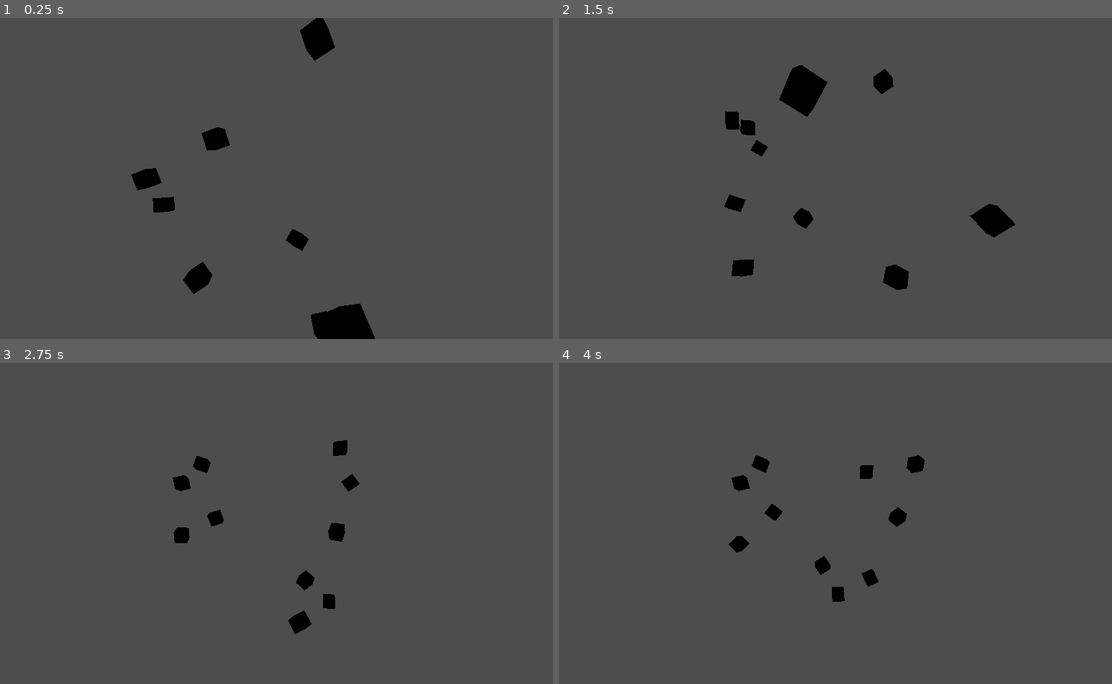
Above: before the commit, frames 1-4 (two rows, left to right).
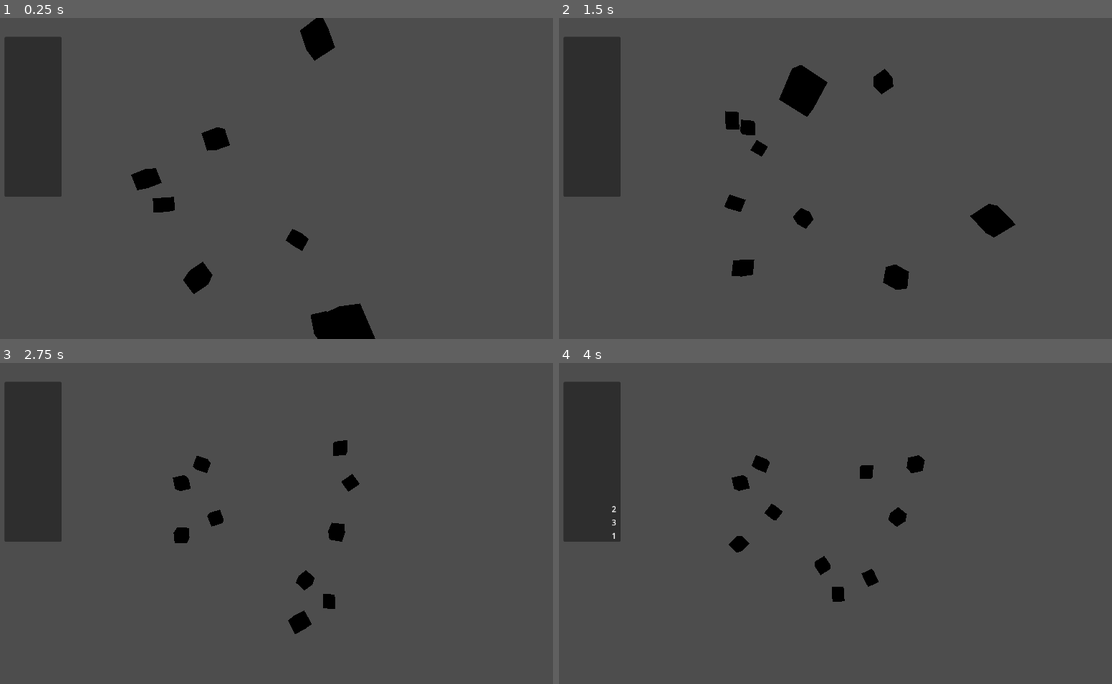
Above: after the commit, the same moments.

Repository: sothouth/PhysicalDice3D
Game: Godot game, scene res://test.tscn
Two runs of this game, one before a commit and one after it. Both use one fixed random seed, a clock stepped at 60 frames per second and the inputs below.
Inputs:
- Up to frame 1 (0.25 s): no input
- Up to frame 2 (1.5 s): no input
- Up to frame 3 (2.75 s): no input
- Up to frame 4 (4 s): no input

The runs differ from the first frame. In frame 1, 5.1% of the frame differs, in the area x 0-12%, y 6-56%; in frame 2, 5.1%; in frame 3, 5.1%; in frame 4, 5.1%.

Commit message:
add a gif

Diff:
--- a/physical_dice_3d.gd
+++ b/physical_dice_3d.gd
@@ -1,4 +1,7 @@
 extends RigidBody3D
+
+
+signal stop_rolling(int)
 
 
 # Called when the node enters the scene tree for the first time.
@@ -14,7 +17,7 @@
 func _on_sleeping_state_changed():
 	if sleeping:
 		#Determine the dice points here.
-		print(rotation2points())
+		stop_rolling.emit(rotation2points())
 
 
 func rotation2points()->int:
--- a/test.gd
+++ b/test.gd
@@ -11,4 +11,10 @@
 	for i in 10:
 		var dice=PHYSICAL_DICE_3D.instantiate()
 		dice.linear_velocity=Vector3(randf_range(l.x,r.x),randf_range(l.y,r.y),randf_range(l.z,r.z))
+		dice.stop_rolling.connect(_on_stop_rolling)
 		%Dices.add_child(dice)
+
+func _on_stop_rolling(n:int):
+	var item=Label.new()
+	item.text=str(n)
+	%Box.add_child(item)
--- a/test.tscn
+++ b/test.tscn
@@ -41,3 +41,25 @@
 
 [node name="Dices" type="Node3D" parent="."]
 unique_name_in_owner = true
+
+[node name="PanelContainer" type="PanelContainer" parent="."]
+anchors_preset = -1
+anchor_left = 0.042
+anchor_top = 0.059
+anchor_right = 0.141
+anchor_bottom = 0.557
+offset_left = -0.384003
+offset_top = -0.232002
+offset_right = 0.567993
+offset_bottom = 0.0639648
+
+[node name="ScrollContainer" type="ScrollContainer" parent="PanelContainer"]
+layout_mode = 2
+size_flags_horizontal = 8
+horizontal_scroll_mode = 0
+
+[node name="Box" type="VBoxContainer" parent="PanelContainer/ScrollContainer"]
+unique_name_in_owner = true
+layout_mode = 2
+size_flags_vertical = 3
+alignment = 2
Binary file added: images/rolling.gif
Not shown, changed: README.md
